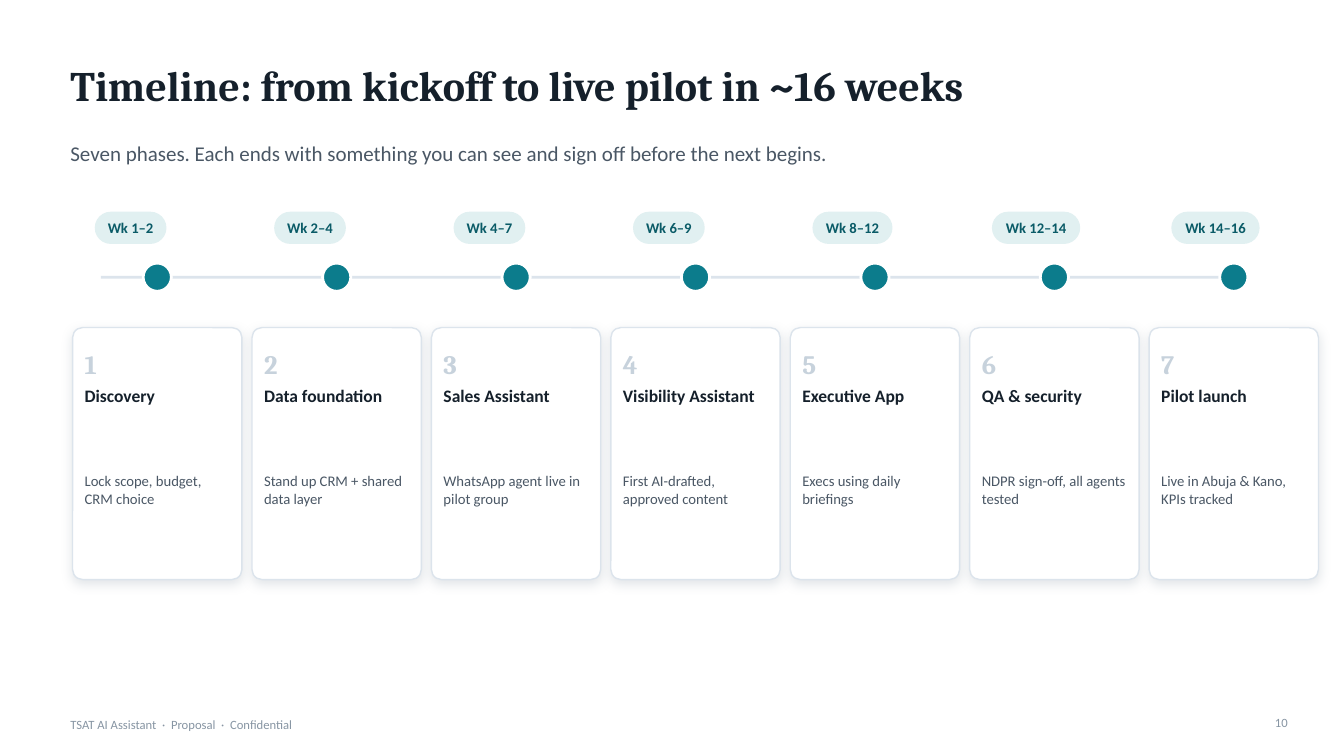
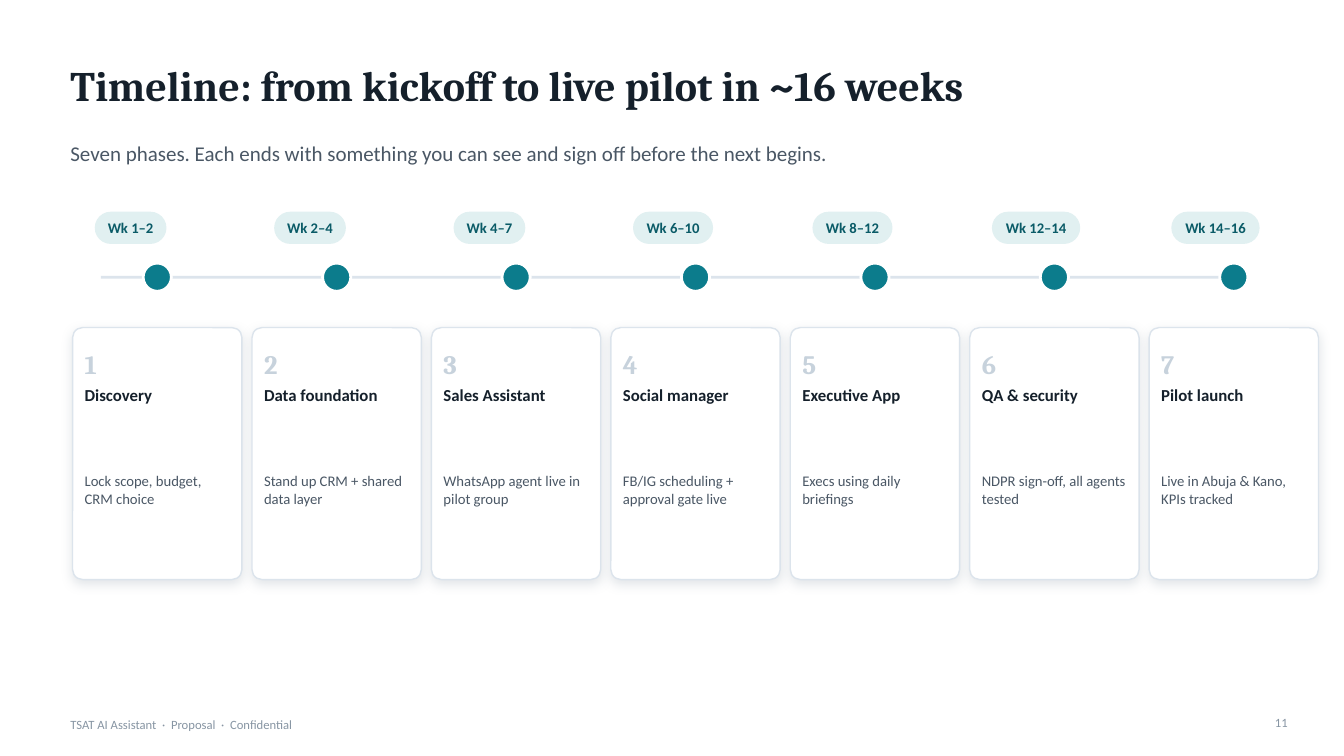
Before and after one commit to Bekaji/Bekaji, a slide deck: slide 11 of tsat-ai-assistant/TSAT_AI_Assistant_Pitch_Deck.pptx (slide 10 before the commit). Drawn at 1344x756 pixels with LibreOffice and Linux fonts; fonts in the diff are those of the drawing. Boxes give left, top, right and bottom in pixels: in the first picture for what was removed or moved away, otherwise in the second. Text is boxed around its words. In the diff, an @@ line names an element or a change of style, - is before the commit and + after.

```diff
--- a/tsat-ai-assistant/TSAT_AI_Assistant_Pitch_Deck.pptx
+++ b/tsat-ai-assistant/TSAT_AI_Assistant_Pitch_Deck.pptx
@@ rounded rectangle resized from (x1=633, y1=212, x2=705, y2=244) to (x1=633, y1=212, x2=713, y2=244) @@
@@ text at (x1=647, y1=222, x2=700, y2=233): text changed @@
-Wk 6–9
+Wk 6–10
@@ text at (x1=623, y1=389, x2=728, y2=404): text changed; size 12.5 to 12 pt @@
-Visibility Assistant
+Social manager
@@ size 12.5 to 12 pt in 6 elements at (x1=85, y1=389, x2=152, y2=404), (x1=264, y1=389, x2=377, y2=401), (x1=443, y1=389, x2=546, y2=401), (x1=802, y1=389, x2=900, y2=404), (x1=982, y1=389, x2=1078, y2=404), (x1=1161, y1=389, x2=1243, y2=401) @@
@@ text at (x1=623, y1=476, x2=726, y2=507): text changed @@
-First AI-drafted, approved content
+FB/IG scheduling + approval gate live
@@ page number at (x1=1275, y1=719, x2=1288, y2=727): text changed @@
-10
+11
```
Also in this commit, not shown: 12 other slides changed, 1 slide added, 2 other files.
